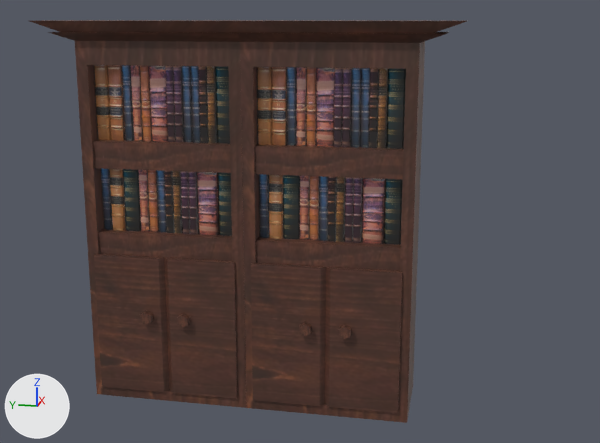
The FBX model Unity/Candle_Light/Assets/Models/EstanteDeLivros3.fbx as it was, and as the next commit left it.
Camera for both pictures: a 50 mm camera at (13.22, 1.22, 3.98) aimed at (21.91, 2.96, 1.81). Arrows for +X, +Y and +Z are at lower left; the lights stay in place. Where no turn or scale is listed for an object, it has been applied to the vertices.

Script lines for the objects in view, before the commit:
```python
me_cube_013 = bpy.data.meshes.new('Cube.013')
me_cube_013.from_pydata(...)  # 4193 vertices, 3430 faces; spans x -0.56..0.56, y -2.76..2.76, z -2.1..2.1
me_cube_013.materials.append(mat_biblioteca)  # picture img_bibliotecaatlas_png
ob_estante_de_livros3 = bpy.data.objects.new('Estante de livros3', me_cube_013)
ob_estante_de_livros3.location = (21.914, 2.958, 1.849)
```
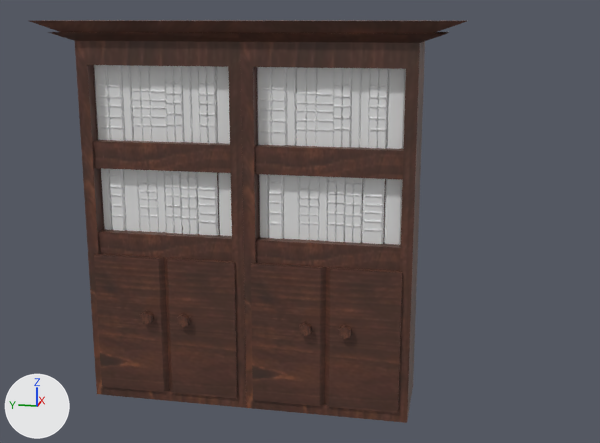
Where the newer file only moved an object's origin or applied its transform, the numbers keep the older frame.

Location of each change, [x1, y1, x2, y2] in pixels of the pictures (600 x 443 px):
part 1 of me_cube_013, recoloured: [94, 65, 406, 245] in both

What the commit changed:
Material 'Livros' (mat_livros) is new.
Its base color is (0.8, 0.8, 0.8) (white #e7e7e7).
me_cube_013 has 4193 vertices, 3430 faces and spans x -0.56..0.56, y -2.76..2.76, z -2.1..2.1.
me_cube_013 is used by ob_estante_de_livros3; location (21.914, 2.958, 1.849).
me_cube_013 part 1: 3254 of the faces centred in x -0.31..-0.11, y -1.13..2.18, z -0.21..1.65 switch from mat_biblioteca (picture img_bibliotecaatlas_png) to mat_livros (white #e7e7e7).
